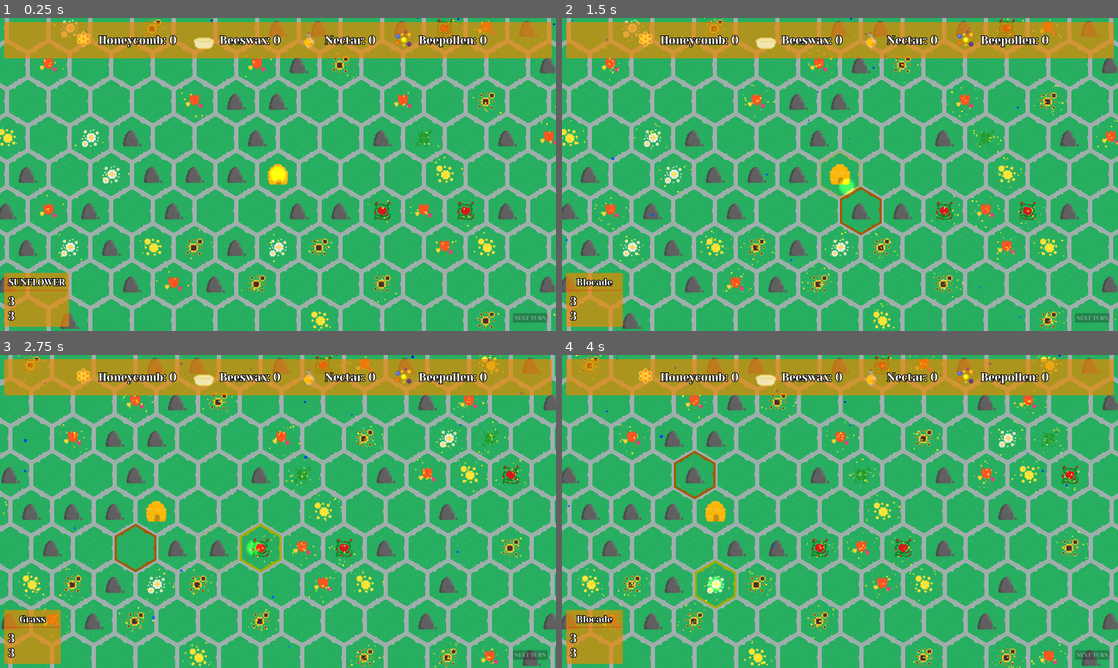
Above: before the commit, frames 1-4 (two rows, left to right).
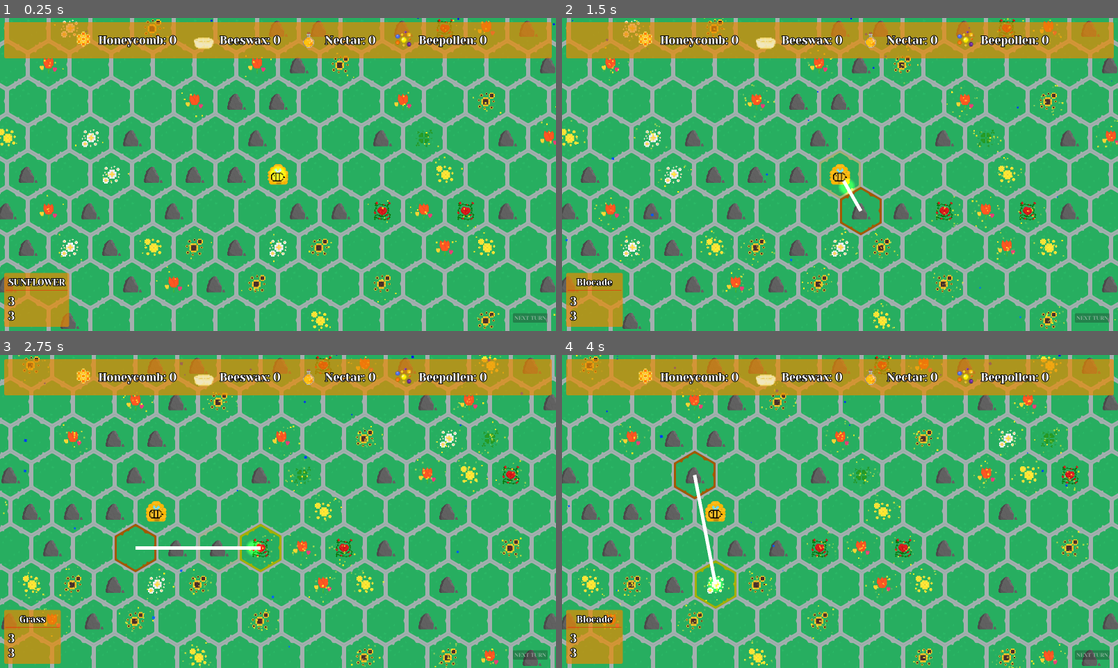
Above: after the commit, the same moments.

Repository: SpeedfireV/slavic-game-jam
Game: Godot game, scene res://game.tscn
The game is run twice, just before and just after one commit, with the same random seed, the same clock (stepped at 60 frames per second) and the same inputs.
Inputs (mouse positions are in pixels of both pictures, inside the frame that each line leads up to):
- Up to frame 1 (0.25 s): no input
- Up to frame 2 (1.5 s): drag from (840, 174) to (878, 246) at 0.52 s; drag from (862, 212) to (817, 136) at 1.27 s
- Up to frame 3 (2.75 s): move the mouse to (255, 549) at 2.02 s; hold D (move_right) from 2.03 s (still down); click (255, 549) at 2.1 s
- Up to frame 4 (4 s): release D (move_right) at 2.75 s; drag from (678, 511) to (717, 583) at 2.77 s; drag from (695, 473) to (717, 583) at 3.52 s

The runs differ from the first frame. In frame 1, 1.0% of the frame differs, in the area x 0-100%, y 0-100%; in frame 2, 1.1%; in frame 3, 1.3%; in frame 4, 1.3%, in the area x 3-95%, y 0-100%.

Commit message:
navigation line

Diff:
--- /dev/null
+++ b/bee.gd
@@ -0,0 +1,16 @@
+class_name Bee extends Unit
+
+enum BeeType{
+	NORMAL,
+	WARRIOR,
+	COLLECTOR,
+	SUPPORT,
+	QUEEN
+}
+
+var moves: int = 15
+var health: int = 100
+
+var bee_name: String = "Zbyszek"
+var type := BeeType.NORMAL
+var equiped_resources: CollectableResources = CollectableResources.new()
--- /dev/null
+++ b/bees.gd
@@ -0,0 +1,4 @@
+class_name Bees extends Node
+
+
+const NORMAL_BEE_SCENE: PackedScene = preload("res://map/bee.tscn")
--- /dev/null
+++ b/bees_node.gd
@@ -0,0 +1,4 @@
+class_name BeesNode extends Node2D
+
+func _ready():
+	GameManager.bees_node = self
--- a/game.tscn
+++ b/game.tscn
@@ -1,9 +1,11 @@
-[gd_scene load_steps=7 format=3 uid="uid://c3dy0se2lu5p2"]
+[gd_scene load_steps=9 format=3 uid="uid://c3dy0se2lu5p2"]
 
 [ext_resource type="PackedScene" uid="uid://cyp2an4w5fqos" path="res://map/map.tscn" id="1_80nbo"]
 [ext_resource type="Script" uid="uid://b3sfbpftnlvrc" path="res://camera_2d.gd" id="2_e2o6t"]
 [ext_resource type="PackedScene" uid="uid://drt2hvcmae3s8" path="res://ui/hud.tscn" id="3_feb5d"]
 [ext_resource type="Script" uid="uid://cndgtqret5cf3" path="res://cursor_lighter.gd" id="4_fc0e3"]
+[ext_resource type="PackedScene" uid="uid://kumnmjotrcwj" path="res://navigator.tscn" id="5_7jktm"]
+[ext_resource type="Script" uid="uid://c51rmoryfpk4i" path="res://bees_node.gd" id="6_ryrav"]
 
 [sub_resource type="Gradient" id="Gradient_feb5d"]
 offsets = PackedFloat32Array(0.200456, 1)
@@ -20,6 +22,10 @@
 
 [node name="Game" type="Node2D"]
 
+[node name="BeesNode" type="Node2D" parent="."]
+z_index = 5
+script = ExtResource("6_ryrav")
+
 [node name="Map" parent="." instance=ExtResource("1_80nbo")]
 
 [node name="Camera2D" type="Camera2D" parent="."]
@@ -30,3 +36,5 @@
 [node name="CursorLighter" type="PointLight2D" parent="."]
 texture = SubResource("GradientTexture2D_fc0e3")
 script = ExtResource("4_fc0e3")
+
+[node name="NavigationLine" parent="." instance=ExtResource("5_7jktm")]
--- a/managers/game_manager.gd
+++ b/managers/game_manager.gd
@@ -21,6 +21,15 @@
 
 var collectable_resources := CollectableResources.new()
 
+var navigator: Navigator
+var selected_hex: MapHexagon
+var mouse_on_hex: MapHexagon:
+	set(value):
+		mouse_on_hex = value
+		navigator.show_navigation()
+var selected_bee: Bee
+var bees_node: BeesNode
+
 var selected_hexagon: MapHexagon = null:
 	set(value):
 		if value != null:
@@ -39,3 +48,9 @@
 func next_turn():
 	current_season = _nextSeason()
 	next_turn_sig.emit(current_season)
+
+
+func add_new_unit(unit: Unit):
+	unit.global_position = Vector2(unit.current_pos) * Map.grid_step
+	bees_node.add_child(unit)
+	Map.placed_hexagons[unit.current_pos].unit_on_hex = unit
--- a/map/bee.tscn
+++ b/map/bee.tscn
@@ -1,10 +1,11 @@
-[gd_scene load_steps=3 format=3 uid="uid://ch613464h7lv"]
+[gd_scene load_steps=3 format=3 uid="uid://cbfts38w4rmmm"]
 
-[ext_resource type="Script" uid="uid://dmdr8d6knjy67" path="res://node_2d.gd" id="1_86q7x"]
+[ext_resource type="Script" uid="uid://dloi02o7ivxqv" path="res://bee.gd" id="1_u26ct"]
 [ext_resource type="Texture2D" uid="uid://c51ukjx0bplyy" path="res://assets/hexagons/bees/normal_bee.png" id="2_u26ct"]
 
 [node name="Bee" type="Node2D"]
-script = ExtResource("1_86q7x")
+script = ExtResource("1_u26ct")
 
 [node name="Sprite2D" type="Sprite2D" parent="."]
+scale = Vector2(2.5, 2.5)
 texture = ExtResource("2_u26ct")
--- a/map/map.gd
+++ b/map/map.gd
@@ -7,7 +7,7 @@
 
 # Track hexes by position
 ## In hexagon grid
-var placed_hexagons: Dictionary[Vector2i, MapHexagon] = {}
+static var placed_hexagons: Dictionary[Vector2i, MapHexagon] = {}
 
 enum HexagonOrientation {
 	Right,
@@ -17,7 +17,7 @@
 	BottomLeft,
 	BottomRight
 }
-var grid_step: Vector2 = Vector2(60, 35)  # Assuming hexagons are 64x64 pixels
+static var grid_step: Vector2 = Vector2(60, 35)  # Assuming hexagons are 64x64 pixels
 
 
 # Pixel-based direction offsets (pointy-topped hex grid)
--- a/map/map_hexagon.gd
+++ b/map/map_hexagon.gd
@@ -86,6 +86,7 @@
 var coords: Vector2i = Vector2i.ZERO
 var hexagon_type: HexagonType = HexagonType.Empty
 var selected: bool = false
+var unit_on_hex: Unit
 
 var mouse_on_top: bool = false:
 	set(new_value):
@@ -109,6 +110,7 @@
 func _ready():
 	if coords == Vector2i.ZERO:
 		hexagon_type = HexagonType.Beehive
+		GameManager.add_new_unit(Bees.NORMAL_BEE_SCENE.instantiate())
 	else:
 		hexagon_type = possible_random_hexagon_types.pick_random()
 	if hexagon_type == HexagonType.Blocade:
@@ -133,9 +135,9 @@
 func _process(delta):
 	if GameManager.selected_hexagon == self:
 		pass # TODO: Implement VFX on selection
-
 func _on_mouse_entered():
 	mouse_on_top = true
+	GameManager.mouse_on_hex = self
 
 func _on_hexagon_selected(hexagon: MapHexagon):
 	if hexagon != self and selected:
@@ -150,6 +152,8 @@
 	GameManager.selected_hexagon = self
 	var tween: Tween = create_tween()
 	selected = true
+	if unit_on_hex is Bee:
+		GameManager.selected_bee = unit_on_hex
 	tween.tween_property(hexagon_border, "modulate", Color(0xff8100ff), 0.1)
 
 
--- /dev/null
+++ b/navigator.gd
@@ -0,0 +1,11 @@
+class_name Navigator extends Node2D
+
+@onready var navigation_line: Line2D = %NavigationLine
+
+func _ready():
+	GameManager.navigator = self
+
+func show_navigation():
+	navigation_line.points.clear()
+	if GameManager.mouse_on_hex and GameManager.selected_hexagon:
+		navigation_line.points = [GameManager.mouse_on_hex.global_position, GameManager.selected_hexagon.global_position]
--- /dev/null
+++ b/navigator.tscn
@@ -0,0 +1,13 @@
+[gd_scene load_steps=2 format=3 uid="uid://kumnmjotrcwj"]
+
+[ext_resource type="Script" uid="uid://obrgxbdl8cyu" path="res://navigator.gd" id="1_pj4sn"]
+
+[node name="Navigator" type="Node2D"]
+script = ExtResource("1_pj4sn")
+
+[node name="NavigationLine" type="Line2D" parent="."]
+unique_name_in_owner = true
+
+[node name="NavigationCost" type="Label" parent="."]
+offset_right = 40.0
+offset_bottom = 38.0
--- a/node_2d.gd
+++ /dev/null
@@ -1,15 +0,0 @@
-class_name Bee extends Node2D
-
-enum BeeType{
-	NORMAL,
-	WARRIOR,
-	COLLECTOR,
-	QUEEN
-}
-
-var moves: int = 15
-var health: int = 100
-
-var type := BeeType.NORMAL
-var carried_beepollen:int = 0
-var carried_nectar:int = 0
--- a/project.godot
+++ b/project.godot
@@ -61,3 +61,7 @@
 "events": [Object(InputEventMouseButton,"resource_local_to_scene":false,"resource_name":"","device":-1,"window_id":0,"a …(258 unchanged characters)…
 ]
 }
+
+[rendering]
+
+textures/canvas_textures/default_texture_filter=0
--- /dev/null
+++ b/unit.gd
@@ -0,0 +1,3 @@
+class_name Unit extends Node2D
+
+var current_pos: Vector2i = Vector2i.ZERO
Not shown, added: bee.gd.uid
Not shown, added: bees.gd.uid
Not shown, added: bees_node.gd.uid
Not shown, added: navigator.gd.uid
Not shown, removed: node_2d.gd.uid
Not shown, added: unit.gd.uid
